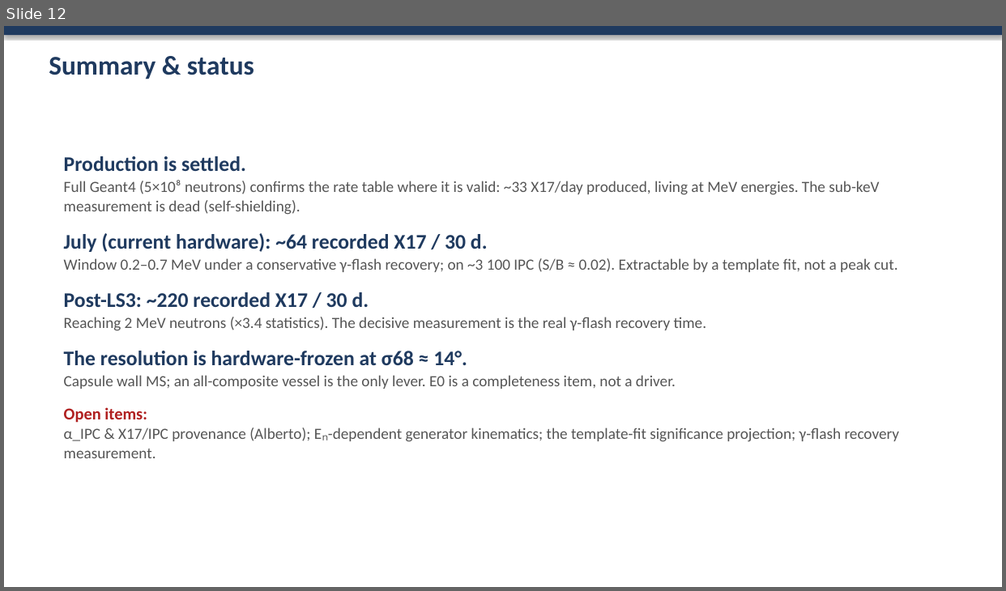
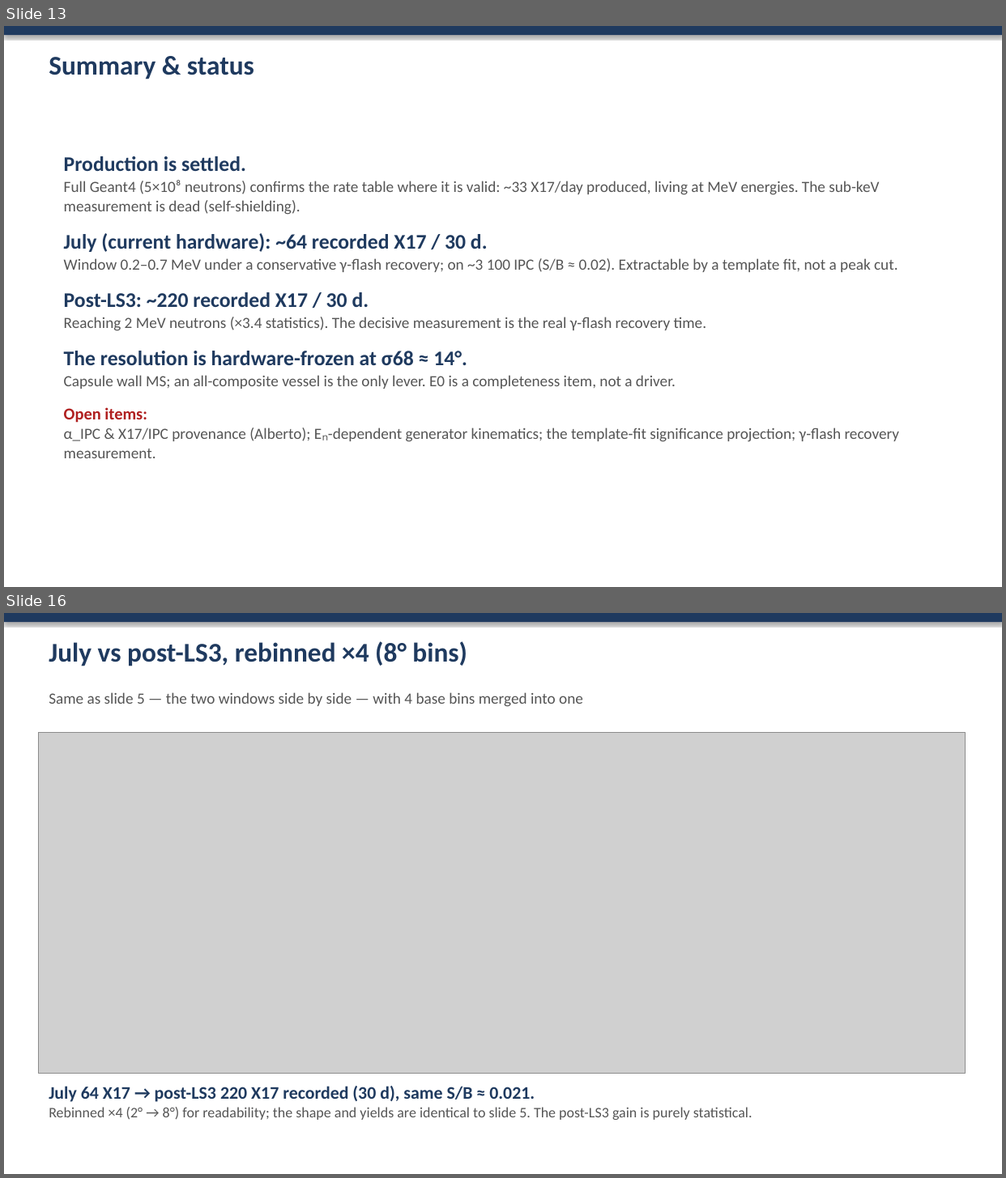
Before and after one commit to Dyn0402/MX17_Full_Geant, a slide deck: docs/slides/MX17_results.pptx. Shown one above the other, each under a label of ours: slide 12 before the commit, slides 13 and 16 after it; the slides between them are not shown. The pictures are 1006x591 and 1006x1178 pixels, drawn with LibreOffice and Linux fonts; fonts in the diff are those of the drawing; grey boxes stand for pictures. Boxes give left, top, right and bottom in pixels: in the first picture for what was removed or moved away, otherwise in the second. Text is boxed around its words. In the diff, an @@ line names an element or a change of style, - is before the commit and + after.

```diff
--- a/docs/slides/MX17_results.pptx
+++ b/docs/slides/MX17_results.pptx
@@ slide 16 added at <box>4,613,1002,1174</box>, background #FFFFFF @@
@@ rectangle added at <box>4,613,1002,622</box>, fill #1F3A5F @@
@@ text added at <box>49,641,467,666</box>, 26 pt, text #1F3A5F, bold @@
+July vs post-LS3, rebinned ×4 (8° bins)
@@ text added at <box>49,692,583,707</box>, 15 pt, text #555555 @@
+Same as slide 5 — the two windows side by side — with 4 base bins merged into one
@@ picture added at <box>39,733,965,1073</box> @@
@@ text added at <box>49,1086,752,1120</box>, 14 pt, text #555555 @@
+July 64 X17 → post-LS3 220 X17 recorded (30 d), same S/B ≈ 0.021.
+Rebinned ×4 (2° → 8°) for readability; the shape and yields are identical to slide 5. The post-LS3 gain is purely statistical.
@@ what was slide 12 is now slide 13 @@
```
Also in this commit, not shown: 3 other slides added, 6 other files.
